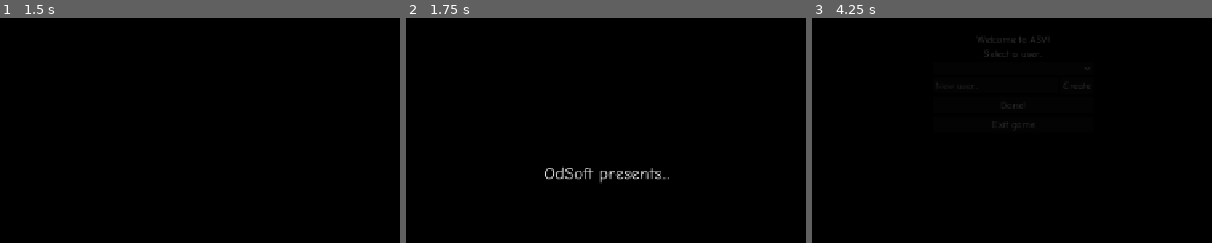
Above: before the commit, frames 1-3 (left to right).
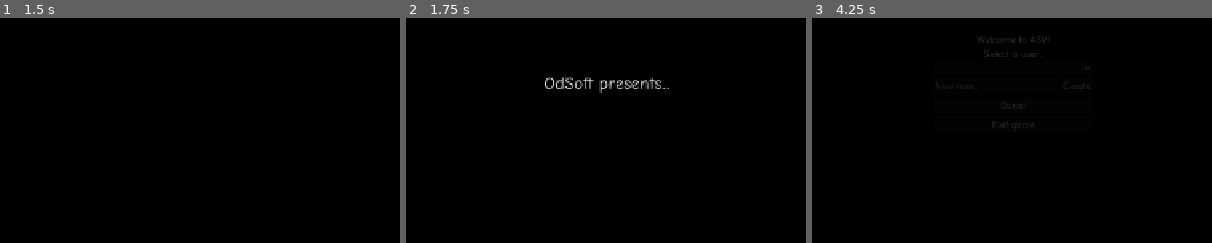
Above: after the commit, the same moments.

Repository: odsoft/AwesomeStickmanVenture
Game: Godot game, scene res://Scenes/lewding.tscn
Two runs of this game, one before a commit and one after it. Both use one fixed random seed, a clock stepped at 60 frames per second and the inputs below.
Inputs:
- Up to frame 1 (1.5 s): tap Enter at 0.5 s; tap Space at 1.25 s
- Up to frame 2 (1.75 s): no input
- Up to frame 3 (4.25 s): tap Enter at 2, 3.5 s; tap Space at 2.75 s
The pictures show only the part of the screen within x 25-75%, y 36-86%; the shares and areas given below are measured in that part.

Frame 1 is identical in both runs. In frame 2, 1.5% of the frame differs, in the area x 34-66%, y 26-74%; in frame 3, nothing differs.

Commit message:
Update splash screen

Diff:
--- a/Scenes/splash_screen.tscn
+++ b/Scenes/splash_screen.tscn
@@ -19,8 +19,8 @@
 anchor_top = 0.5
 anchor_right = 1.0
 anchor_bottom = 0.5
-offset_top = 126.0
-offset_bottom = 164.0
+offset_top = -16.5
+offset_bottom = 16.5
 grow_horizontal = 2
 grow_vertical = 2
 theme_override_font_sizes/font_size = 28
